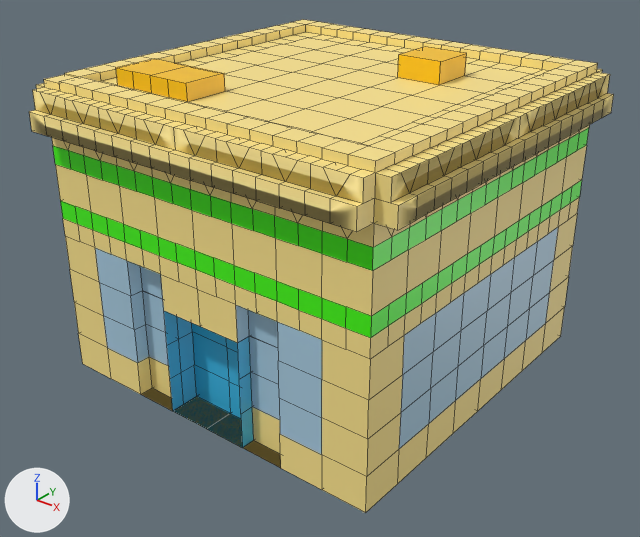
The FBX model Bird Gang/Assets/MayaMesh/pinkShop.fbx as it was, and as the next commit left it.
Before and after are seen from a 50 mm camera at (13.86, -17.7, 9.53) aimed at (0.22, -0.65, -1.04). The axes (+X, +Y, +Z) are drawn at lower left. The lights are the same throughout. Mesh edges are drawn as thin lines. Where no turn or scale is listed for an object, it has been applied to the vertices. Vertices at the same position are counted once.

Names of what the first picture shows: 'Shop'.
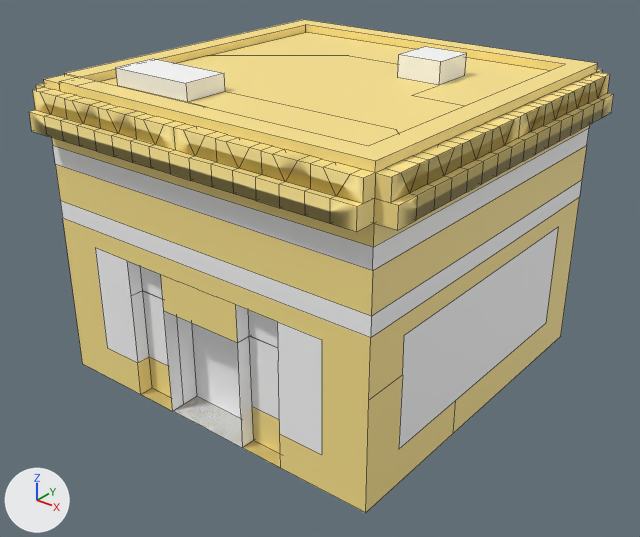
Where the newer file only moved an object's origin or applied its transform, the numbers keep the older frame.

What changed in the scene script:
```text
Change mat_shopwindow:
    mat_shopwindow.base_color: (0.403, 0.616, 0.76) -> (1.0, 1.0, 1.0)  # blue #aacee2 -> white #ffffff
Change mat_shophighlights:
    mat_shophighlights.base_color: (0.0572, 1.0, 0.0) -> (1.0, 1.0, 1.0)  # green #44ff00 -> white #ffffff
    mat_shophighlights.roughness: 0.4 -> 0.553
Change mat_shopdoor:
    mat_shopdoor.base_color: (0.0496, 0.498, 0.8) -> (1.0, 1.0, 1.0)  # cyan #3fbbe7 -> white #ffffff
Change mat_towertopparts:
    mat_towertopparts.base_color: (1.0, 0.576, 0.0) -> (1.0, 1.0, 1.0)  # yellow #ffc800 -> white #ffffff
    mat_towertopparts.roughness: 0.4 -> 0.553
Change me_mesh:
    used by ob_shop; location = (0.0, 0.0, 0.0)
    remove me_mesh.from_pydata(...)  # 1462 vertices, 1475 faces; spans x -5.54..5.54, y -5.54..5.54, z -4.0..4.59
    add me_mesh.from_pydata(...)  # 668 vertices, 701 faces; spans x -5.54..5.54, y -5.54..5.54, z -4.0..4.59
    me_mesh part 1: 794 vertices removed from x -5.36..5.36, y -5.36..5.36, z -4.0..4.44
```

What differs and where, as boxes [x1, y1, x2, y2] in the pictures (640 x 537 px):
'Shop', recoloured, surface changed, reshaped
    both: [29, 19, 614, 513]
part 1 of me_mesh, deleted (yellow)
    before: [40, 19, 605, 513]
